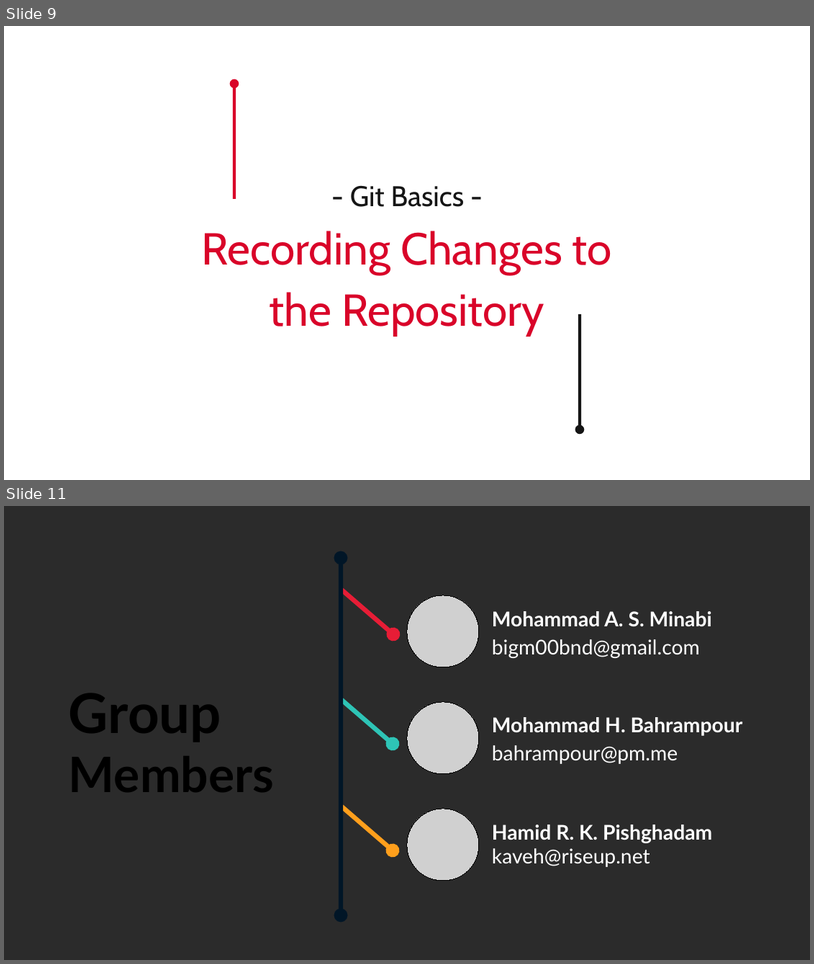
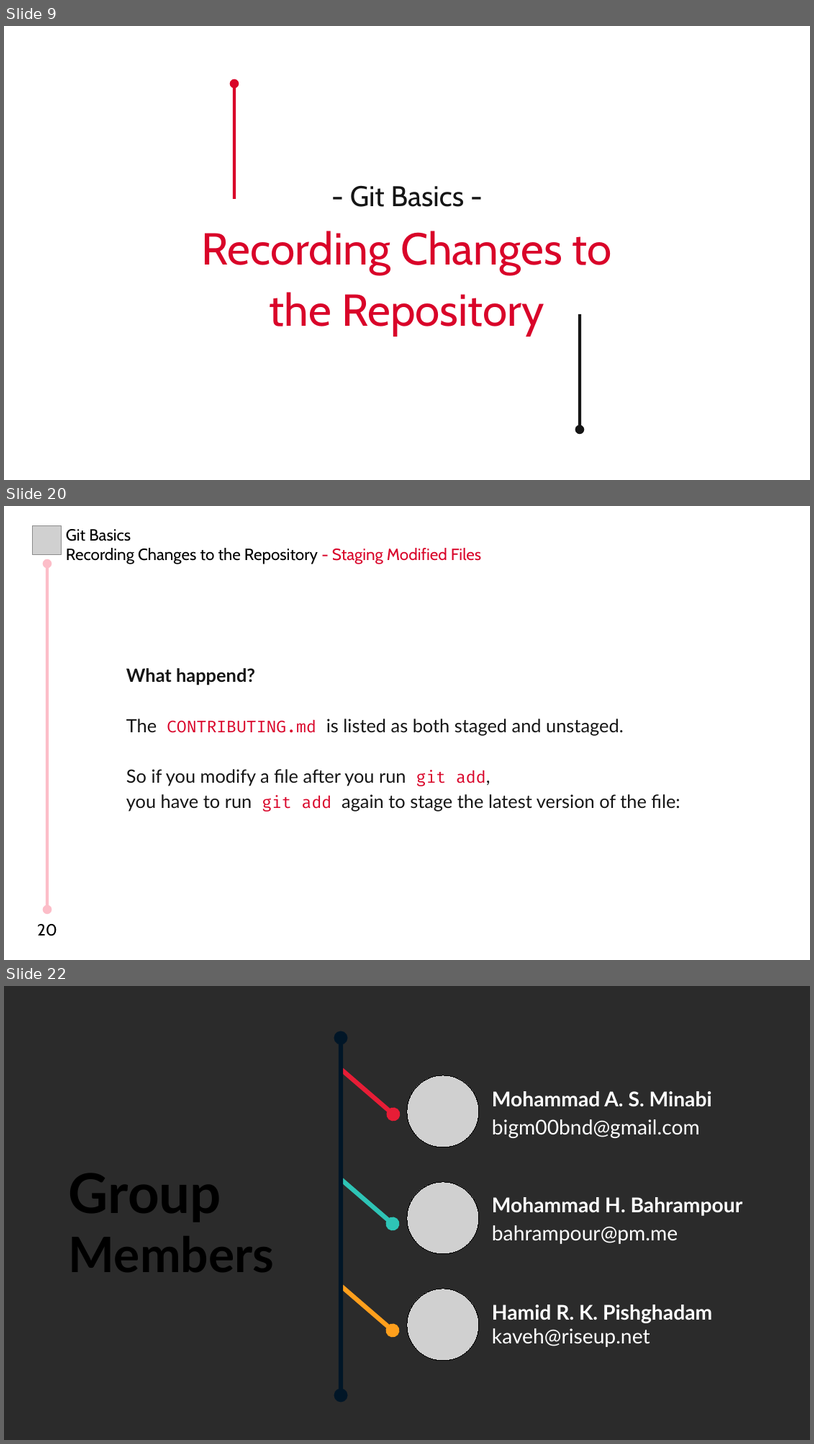
Before and after one commit to MHBahrampour/git-presentation-files, a slide deck: Chapter 2/Chapter 2.odp. Shown one above the other, each under a label of ours: slides 9 and 11 before the commit, slides 9, 20 and 22 after it; the slides between them are not shown. The pictures are 814x964 and 814x1444 pixels, drawn with LibreOffice and Linux fonts; fonts in the diff are those of the drawing; grey boxes stand for pictures; background and template pictures are left out; a plain dark background stands for a picture behind light text. Boxes give left, top, right and bottom in pixels: in the first picture for what was removed or moved away, otherwise in the second. Text is boxed around its words. In the diff, an @@ line names an element or a change of style, - is before the commit and + after.

```diff
--- a/Chapter 2/Chapter 2.odp
+++ b/Chapter 2/Chapter 2.odp
@@ slide 20 added at [4, 506, 810, 960], background #FFFFFF @@
@@ picture added at [33, 526, 61, 555] @@
@@ text added at [66, 529, 481, 564], 16 pt, text #000000 @@
+Git Basics
+Recording Changes to the Repository - Staging Modified Files
@@ double arrow added from (47, 564) to (47, 909), #FCBDC8 3 pt @@
@@ text added at [126, 668, 680, 811], 18 pt, text #151515 @@
+What happend?
+The CONTRIBUTING.md is listed as both staged and unstaged.
+So if you modify a file after you run git add,
+you have to run git add again to stage the latest version of the file:
@@ text added at [37, 924, 57, 936], 16 pt, text #000000 @@
+20
@@ what was slide 11 is now slide 22 @@
```
Also in this commit, not shown: 2 slides changed, 10 other slides added.
